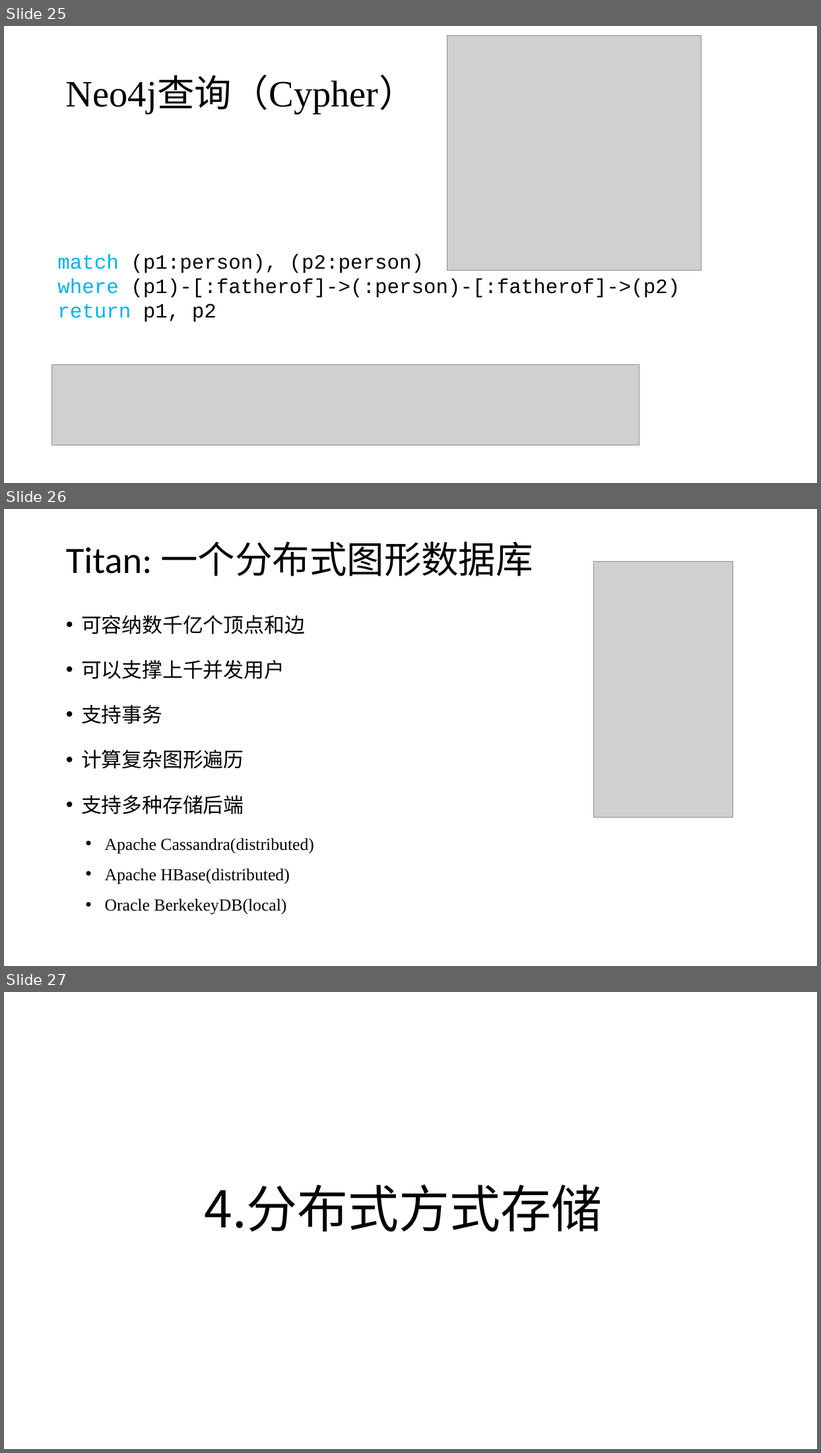
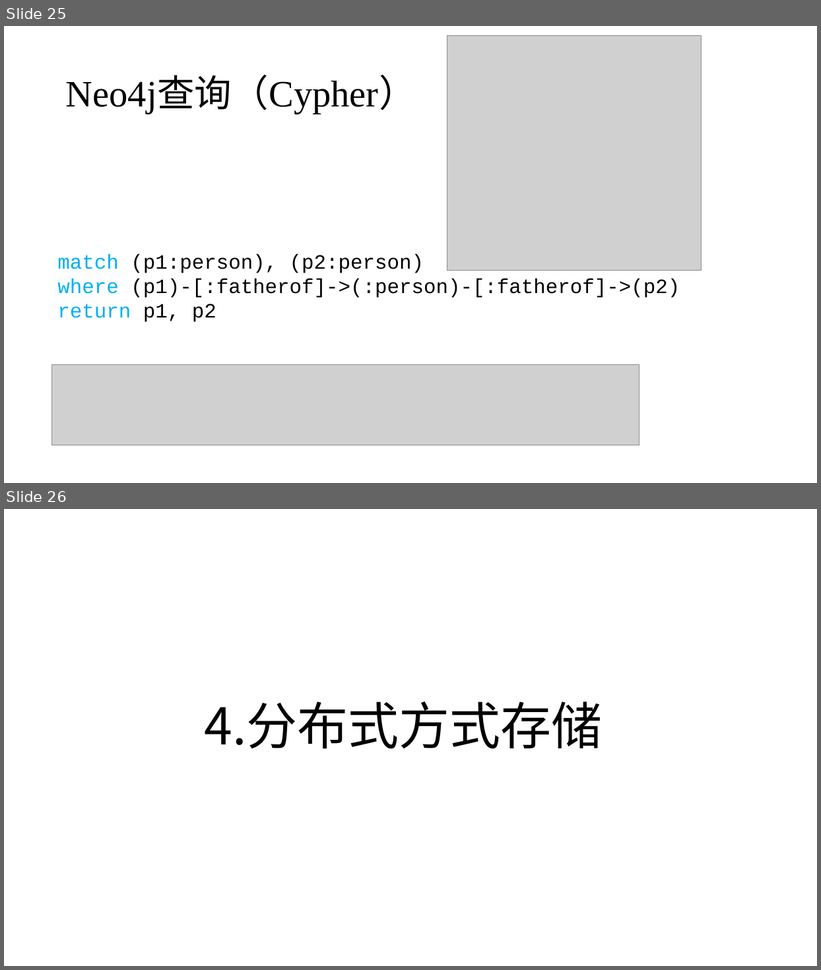
Before and after one commit to zyxdSTU/presetation, a slide deck: 知识图谱存储与查询/知识图谱的查询与存储.pptx. Shown one above the other, each under a label of ours: slides 25, 26 and 27 before the commit, slides 25 and 26 after it. The pictures are 821x1453 and 821x970 pixels, drawn with LibreOffice and Linux fonts; fonts in the diff are those of the drawing; grey boxes stand for pictures. Boxes give left, top, right and bottom in pixels: in the first picture for what was removed or moved away, otherwise in the second. Text is boxed around its words. In the diff, an @@ line names an element or a change of style, - is before the commit and + after.

```diff
--- a/知识图谱存储与查询/知识图谱的查询与存储.pptx
+++ b/知识图谱存储与查询/知识图谱的查询与存储.pptx
@@ slide 26 removed at (x1=4, y1=509, x2=817, y2=966), background #FFFFFF @@
@@ title removed at (x1=66, y1=541, x2=533, y2=576) @@
-Titan: 一个分布式图形数据库
@@ picture removed at (x1=594, y1=561, x2=733, y2=818) @@
@@ text removed at (x1=81, y1=615, x2=305, y2=815) @@
-• 可容纳数千亿个顶点和边
-• 可以支撑上千并发用户
-• 支持事务
-• 计算复杂图形遍历
-• 支持多种存储后端
@@ text removed at (x1=105, y1=838, x2=314, y2=915) @@
-• Apache Cassandra(distributed)
-• Apache HBase(distributed)
-• Oracle BerkekeyDB(local)
@@ what was slide 27 is now slide 26 @@
```
Also in this commit, not shown: 1 slide changed.
